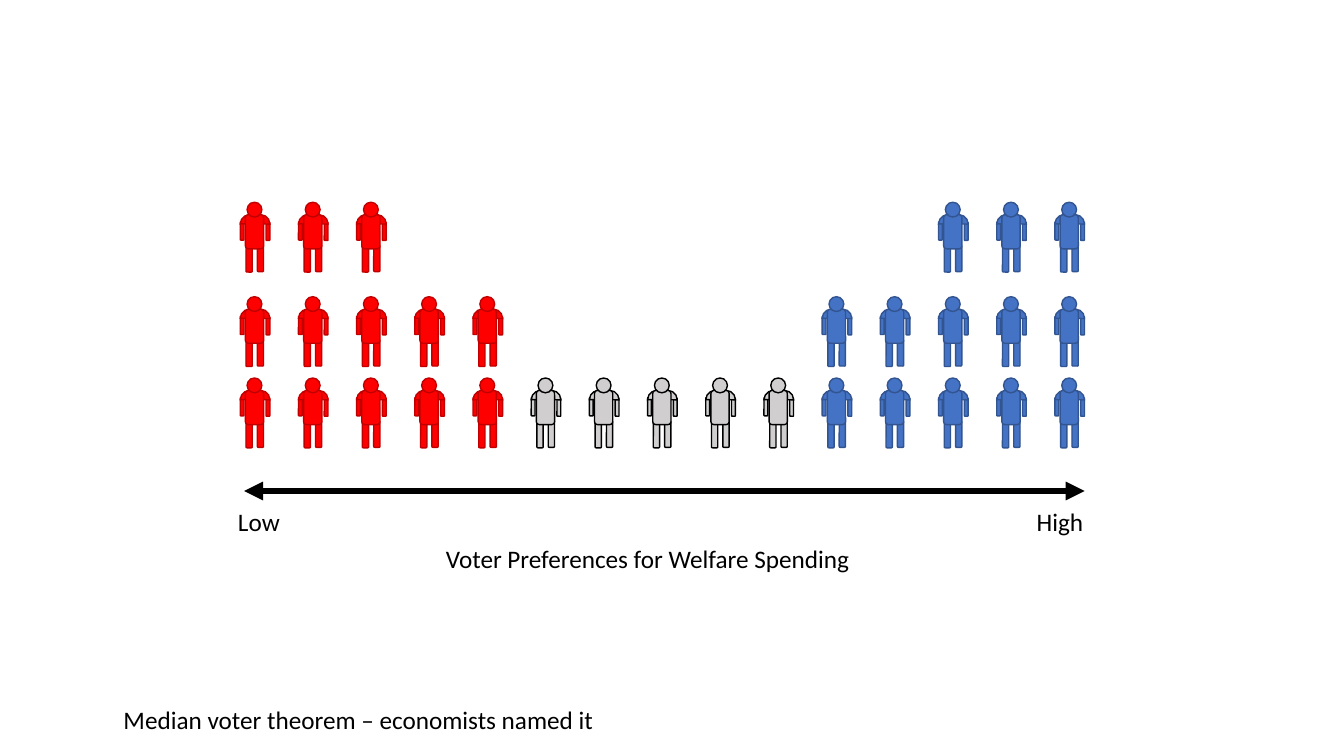
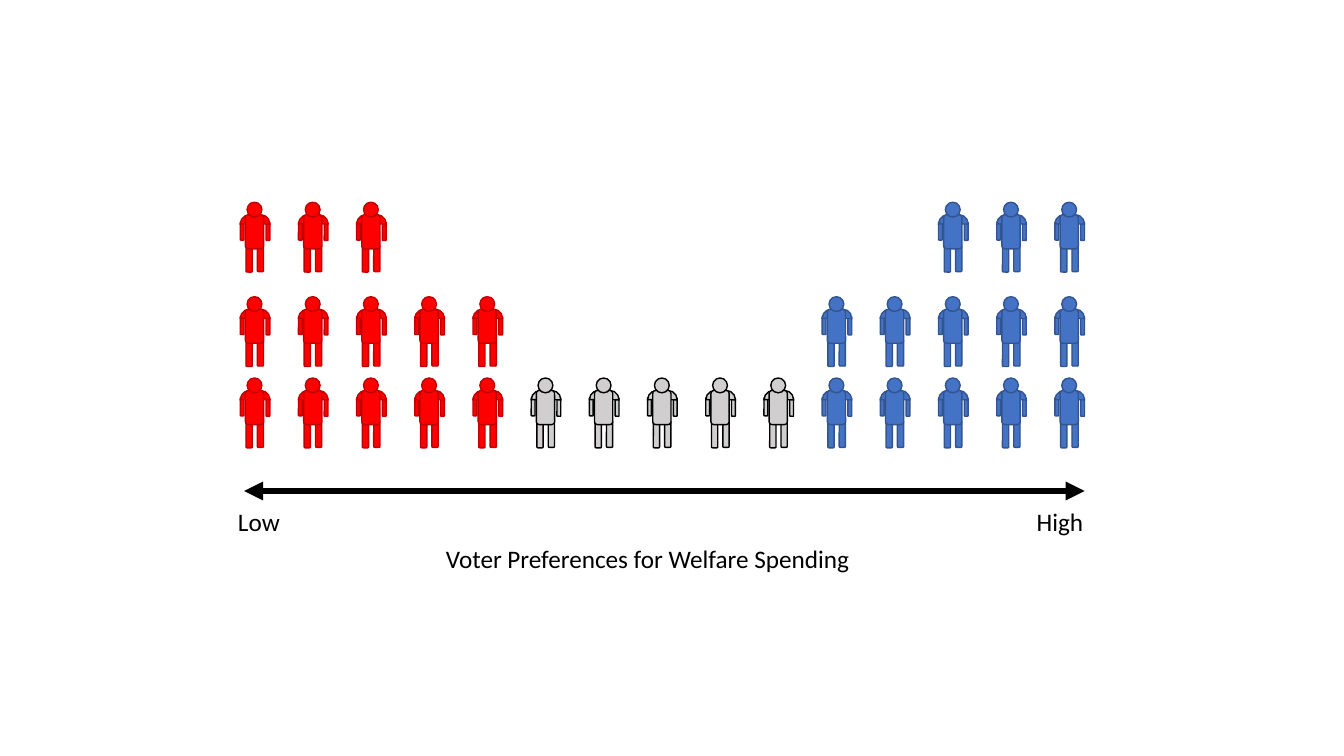
Before and after one commit to gravmath/BlogWyrm, a slide deck: slide 1 of Posts/2020/Oct/Common Cents/Election_Economics_Art.pptx. Drawn at 1344x756 pixels with LibreOffice and Linux fonts; fonts in the diff are those of the drawing. Boxes give left, top, right and bottom in pixels: in the first picture for what was removed or moved away, otherwise in the second. Text is boxed around its words. In the diff, an @@ line names an element or a change of style, - is before the commit and + after.

```diff
--- a/Posts/2020/Oct/Common Cents/Election_Economics_Art.pptx
+++ b/Posts/2020/Oct/Common Cents/Election_Economics_Art.pptx
@@ text removed at (123, 711, 593, 730) @@
-Median voter theorem – economists named it
```
Also in this commit, not shown: 5 other files.
